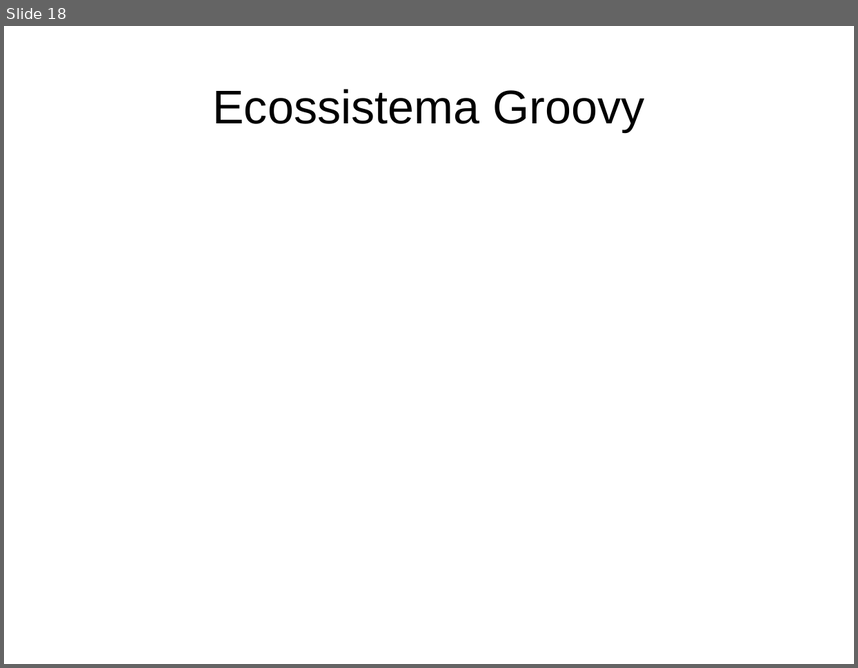
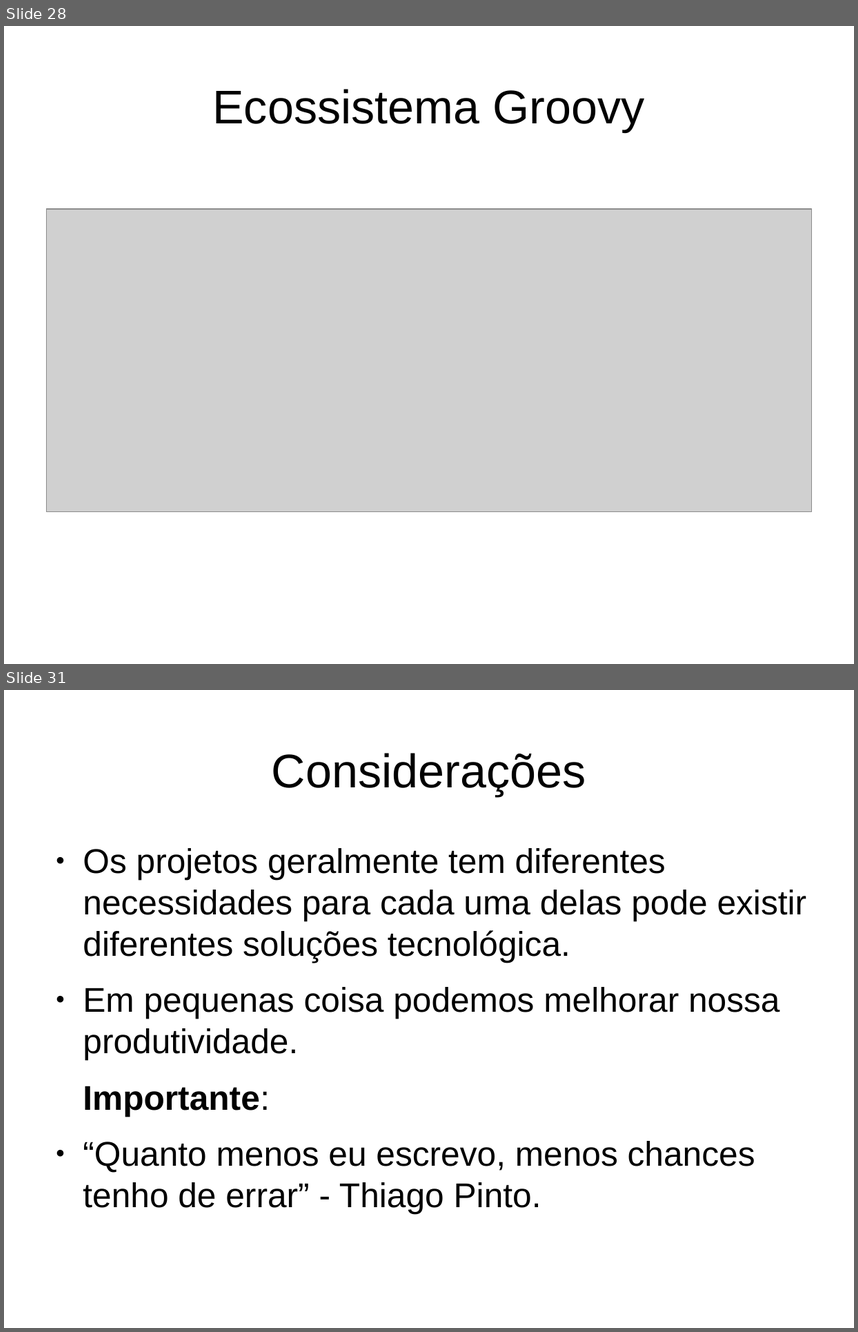
Before and after one commit to gitter-badger/lab-groovy, a slide deck: press/groovy_intro.odp. Shown one above the other, each under a label of ours: slide 18 before the commit, slides 28 and 31 after it; the slides between them are not shown. The pictures are 858x668 and 858x1332 pixels, drawn with LibreOffice and Linux fonts; fonts in the diff are those of the drawing; grey boxes stand for pictures. Boxes give left, top, right and bottom in pixels: in the first picture for what was removed or moved away, otherwise in the second. Text is boxed around its words. In the diff, an @@ line names an element or a change of style, - is before the commit and + after.

```diff
--- a/press/groovy_intro.odp
+++ b/press/groovy_intro.odp
@@ slide 31 added at (4,690,854,1328), background #FFFFFF @@
@@ title added at (272,753,586,796), 44 pt, text #000000 @@
+Considerações
@@ text added at (83,848,807,1213), 32 pt, text #000000 @@
+● Os projetos geralmente tem diferentes necessidades para cada uma delas pode existir diferentes soluções tecnológica.
+● Em pequenas coisa podemos melhorar nossa produtividade.
+Importante:
+● “Quanto menos eu escrevo, menos chances tenho de errar” - Thiago Pinto.
@@ what was slide 18 is now slide 28 @@
@@ slide 28 changed as well @@
@@ picture added at (46,209,812,511) @@
```
Also in this commit, not shown: 9 other slides changed, 22 other slides added, 10 slides removed, 1 other file.
